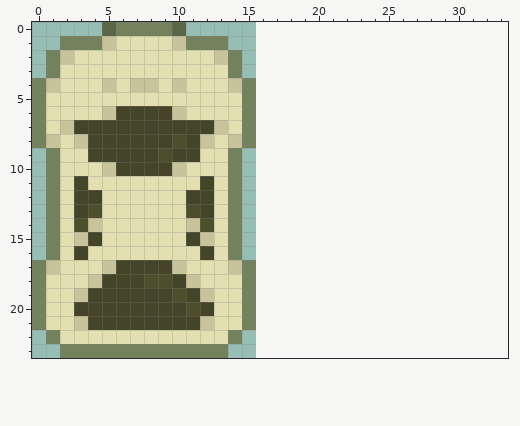
Two states of a sprite sheet, Graphics/CPUCar.png. Above is the file before it was changed.
The file is 16x24 pixels. Shown: x 0..33, y 0..23. The old version is drawn lined up with the new one, on the new canvas.
Now the later version:
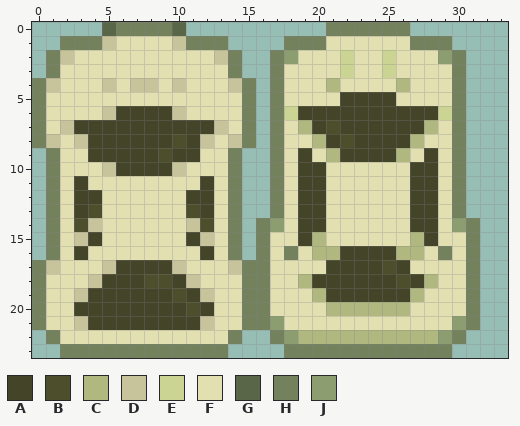
Palette (. is transparent): A #444429  B #4d4f2c  C #b0b87f  D #c7c49b  E #cbd492  F #e2dfb1  G #5a6648  H #73825c  J #8c9e70
Edits made:
canvas 16x24 -> 128x24
y 0: x 21..26 ...... -> HHHHHH
y 1: x 18..29 ............ -> HHHFFFFFFHHH
y 2: x 17..30 .............. -> HJFFFEFFEFFFJH
y 3: x 17..30 .............. -> HFFFFEFFEFFFFH
y 4: x 17..30 .............. -> HFFFCFFFFCFFFH
y 5: x 17..30 .............. -> HFFFFAAAAFFFFH
y 6: x 17..30 .............. -> HEAAAAAAAAAAEH
y 7: x 17..30 .............. -> HFCABAAAAAACFH
y 8: x 17..30 .............. -> HFFCABAAAACFFH
y 9: x 17..30 .............. -> HFAFCAAAACFAFH
y 10..13: x 17..30 .............. -> HFAAFFFFFFAAFH
y 14: x 16..31 ................ -> HJFAAFFFFFFAAFJH
y 15: x 16..31 ................ -> HFFACFFFFFFCAFFH
y 16: x 16..31 ................ -> HFHFCCAAAACCFHFH
y 17: x 16..31 ................ -> HFFFFAAAABAFFFFH
y 18: x 16..31 ................ -> HFFCAAAAAABACFFH
y 19: x 16..31 ................ -> HFFFCAAAAAACFFFH
y 20: x 16..31 ................ -> HFFFFCCCCCCFFFFH
y 21: x 16..31 ................ -> HJFFFFFFFFFFFFJH
y 22: x 17..30 .............. -> HJCCCCCCCCCCJH
y 23: x 18..29 ............ -> HHHHHHHHHHHH
Where, in picture pixels (left, top, right, bottom), the same in both pictures:
added: (256, 22, 480, 358)
